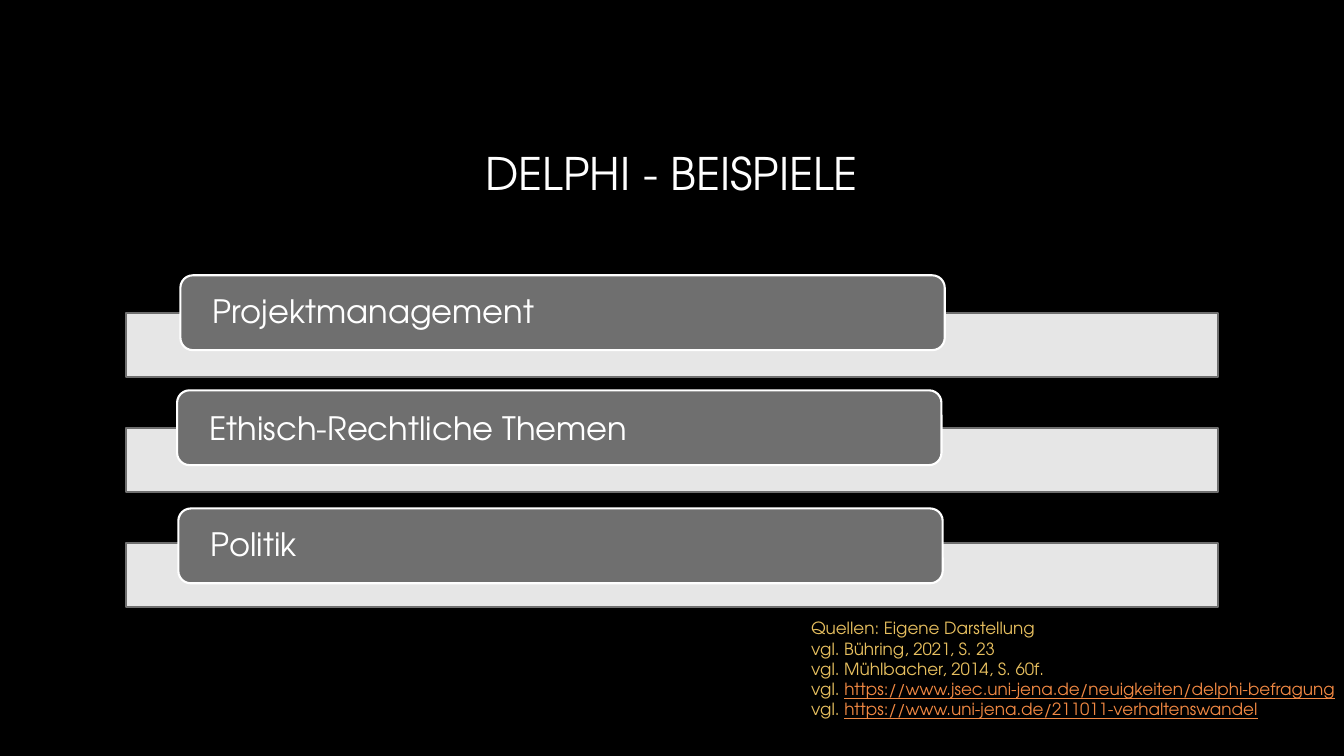
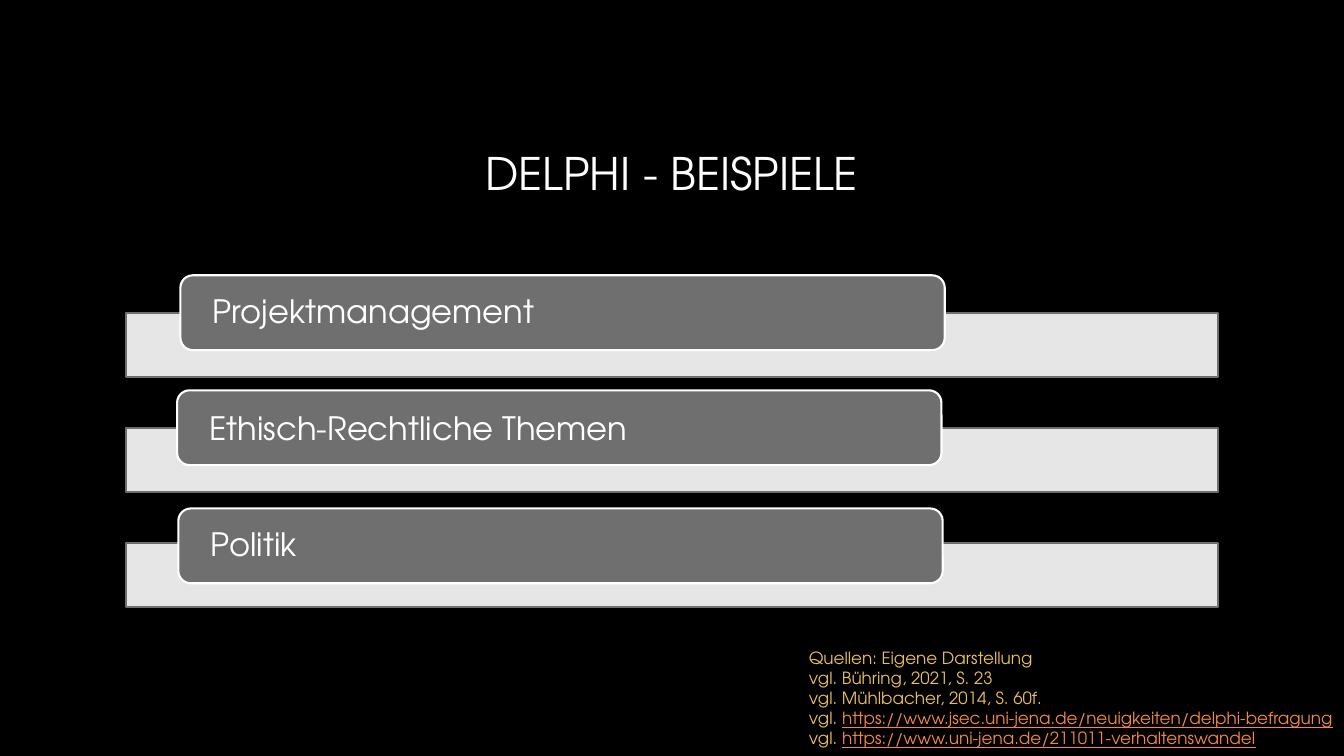
Before and after one commit to JimmyJ0ee/Projektmanagement_Q2, a slide deck: slide 14 of Vortrag A1008.pptx. Drawn at 1344x756 pixels with LibreOffice and Linux fonts; fonts in the diff are those of the drawing; background and template pictures are left out. Boxes give left, top, right and bottom in pixels: in the first picture for what was removed or moved away, otherwise in the second. Text is boxed around its words. In the diff, an @@ line names an element or a change of style, - is before the commit and + after.

```diff
--- a/Vortrag A1008.pptx
+++ b/Vortrag A1008.pptx
@@ text "Quellen: Eigene Darstellung": place and size @@
-text "Quellen: Eigene Darstellung" at [811, 621, 1334, 719]
+text "Quellen: Eigene Darstellung" at [809, 651, 1332, 748]
```
Also in this commit, not shown: 10 other slides changed.
